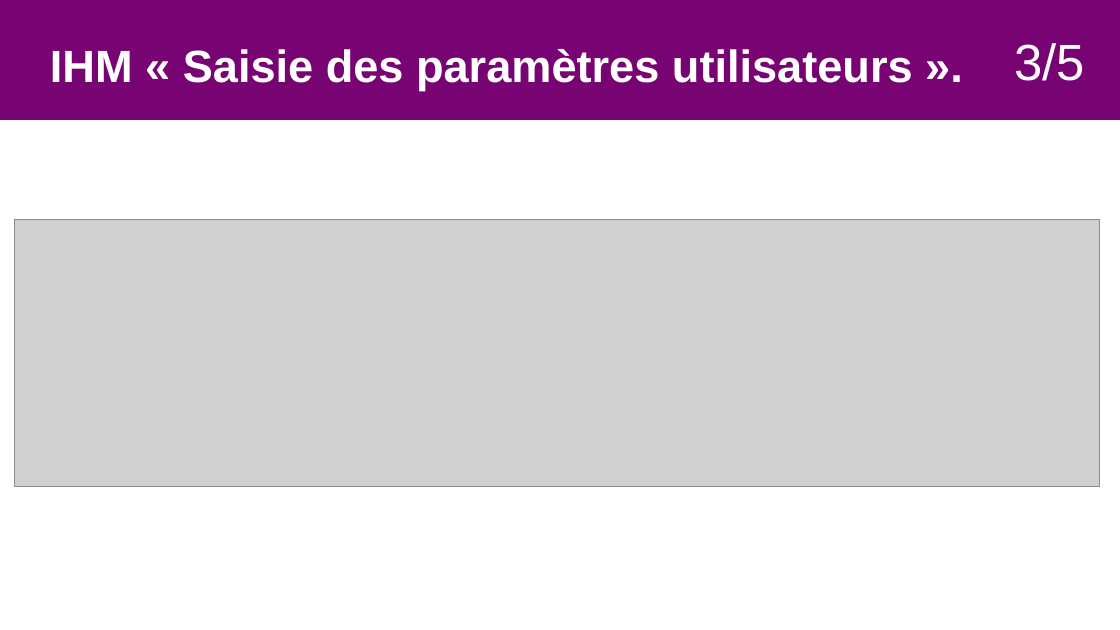
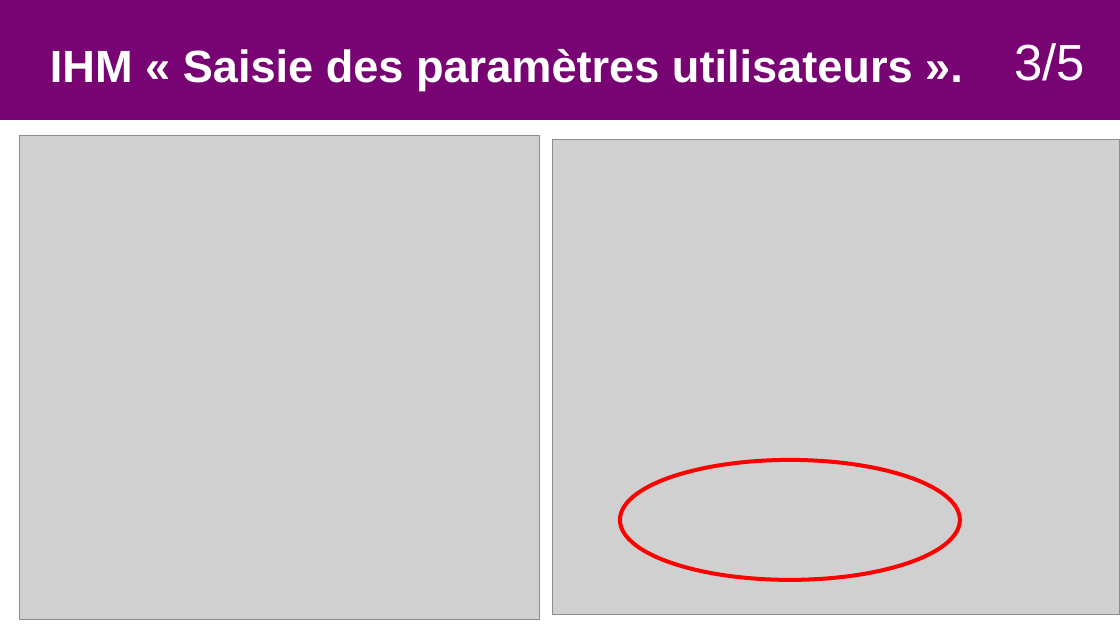
Before and after one commit to Sauvage89/sechoir-houblon, a slide deck: slide 17 of doc/diaporama/revue4/02-revue_sauvage.odp. Drawn at 1120x630 pixels with LibreOffice and Linux fonts; fonts in the diff are those of the drawing; grey boxes stand for pictures. Boxes give left, top, right and bottom in pixels: in the first picture for what was removed or moved away, otherwise in the second. Text is boxed around its words. In the diff, an @@ line names an element or a change of style, - is before the commit and + after.

```diff
--- a/doc/diaporama/revue4/02-revue_sauvage.odp
+++ b/doc/diaporama/revue4/02-revue_sauvage.odp
@@ picture resized from (x1=14, y1=221, x2=1101, y2=488) to (x1=20, y1=136, x2=541, y2=620) @@
@@ picture added at (x1=552, y1=140, x2=1120, y2=615) @@
@@ ellipse added at (x1=620, y1=460, x2=960, y2=580), outline #FF0000 2.83 pt @@
```
Also in this commit, not shown: 5 other slides changed, 7 slides added, 2 other files.
